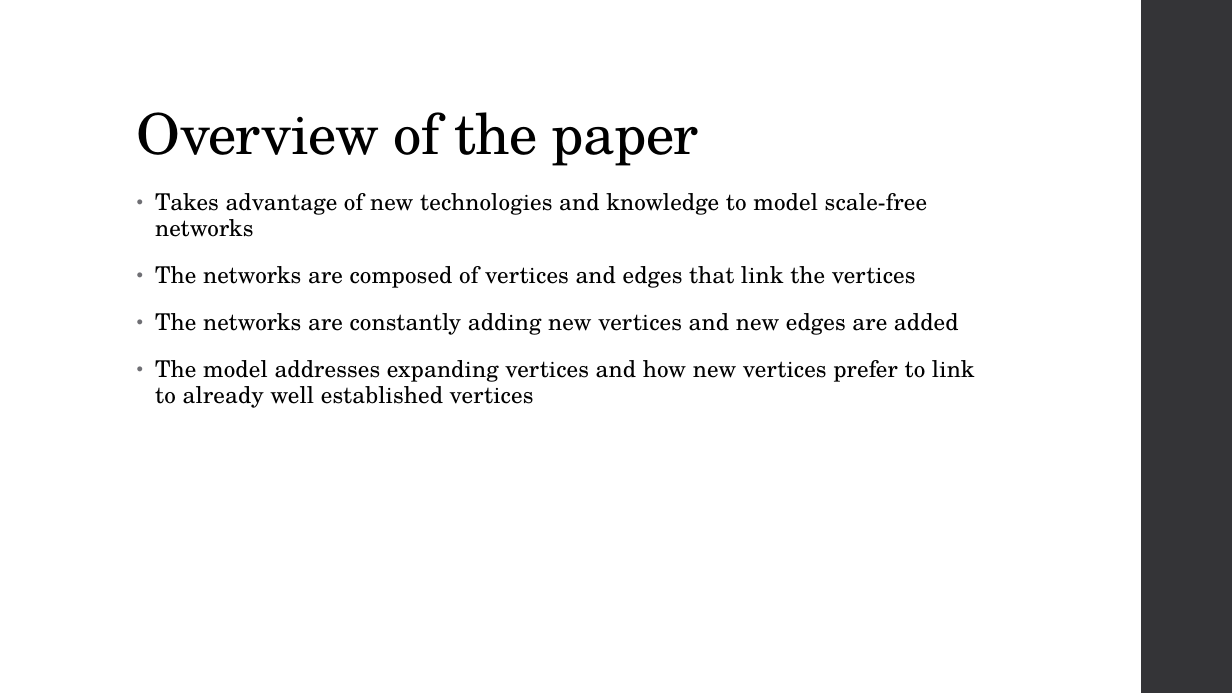
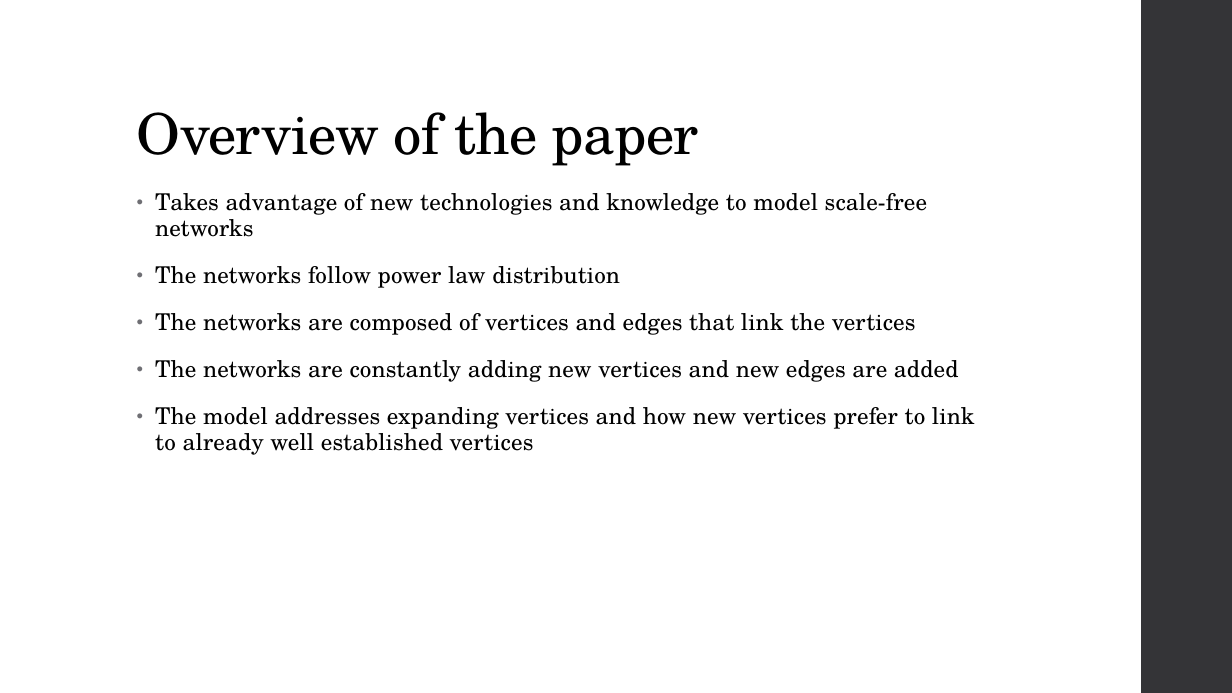
Before and after one commit to JefreyHildebrandt/UCF-Schoolwork, a slide deck: slide 2 of CAP6675 - Complex Adaptive Systems/EmergenceOfScalingPresentation/PresentationDraft2.pptx. Drawn at 1232x693 pixels with LibreOffice and Linux fonts; fonts in the diff are those of the drawing. Boxes give left, top, right and bottom in pixels: in the first picture for what was removed or moved away, otherwise in the second. Text is boxed around its words. In the diff, an @@ line names an element or a change of style, - is before the commit and + after.

```diff
--- a/CAP6675 - Complex Adaptive Systems/EmergenceOfScalingPresentation/PresentationDraft2.pptx
+++ b/CAP6675 - Complex Adaptive Systems/EmergenceOfScalingPresentation/PresentationDraft2.pptx
@@ text at [155,266,620,288]: paragraph added @@
+• The networks follow power law distribution
```
Also in this commit, not shown: 10 other slides changed.
